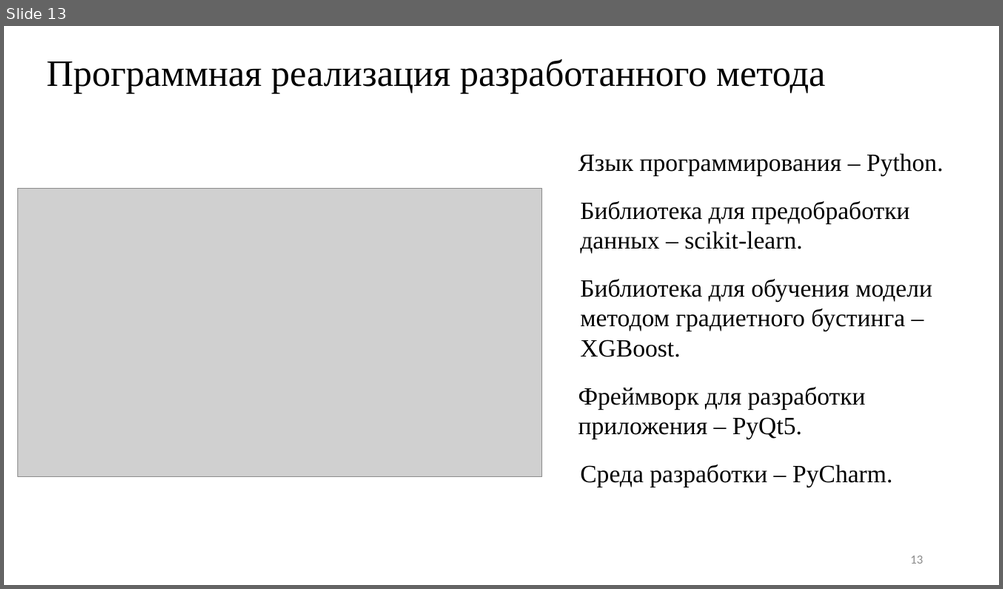
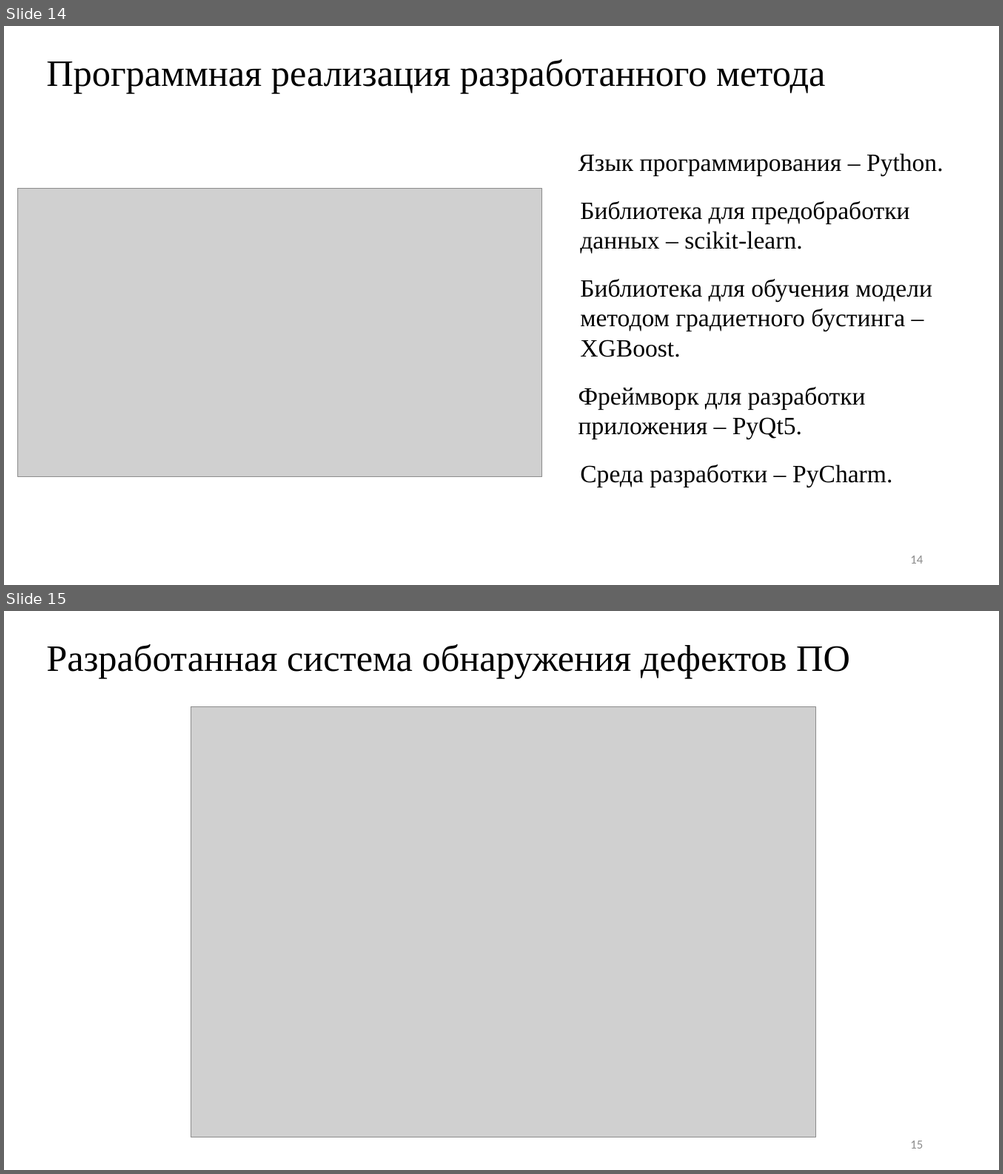
Before and after one commit to ilyasssklimov/bmstu_DefectDetection, a slide deck: doc/presentation/КлимовИС_ВКР_презентация.pptx. Shown one above the other, each under a label of ours: slide 13 before the commit, slides 14 and 15 after it. The pictures are 1003x589 and 1003x1174 pixels, drawn with LibreOffice and Linux fonts; fonts in the diff are those of the drawing; grey boxes stand for pictures. Boxes give left, top, right and bottom in pixels: in the first picture for what was removed or moved away, otherwise in the second. Text is boxed around its words. In the diff, an @@ line names an element or a change of style, - is before the commit and + after.

```diff
--- a/doc/presentation/КлимовИС_ВКР_презентация.pptx
+++ b/doc/presentation/КлимовИС_ВКР_презентация.pptx
@@ slide 15 added at (4, 611, 999, 1170), background #FFFFFF @@
@@ title added at (46, 644, 850, 678), 36 pt, text #000000 @@
+Разработанная система обнаружения дефектов ПО
@@ picture added at (191, 706, 816, 1137) @@
@@ page number added at (910, 1141, 922, 1149), 12 pt, text #8C8C8C @@
+15
@@ what was slide 13 is now slide 14 @@
@@ page number at (910, 556, 922, 564): text changed @@
-13
+14
```
Also in this commit, not shown: 12 slides changed, 3 other slides added, 2 slides removed, 11 other files.
